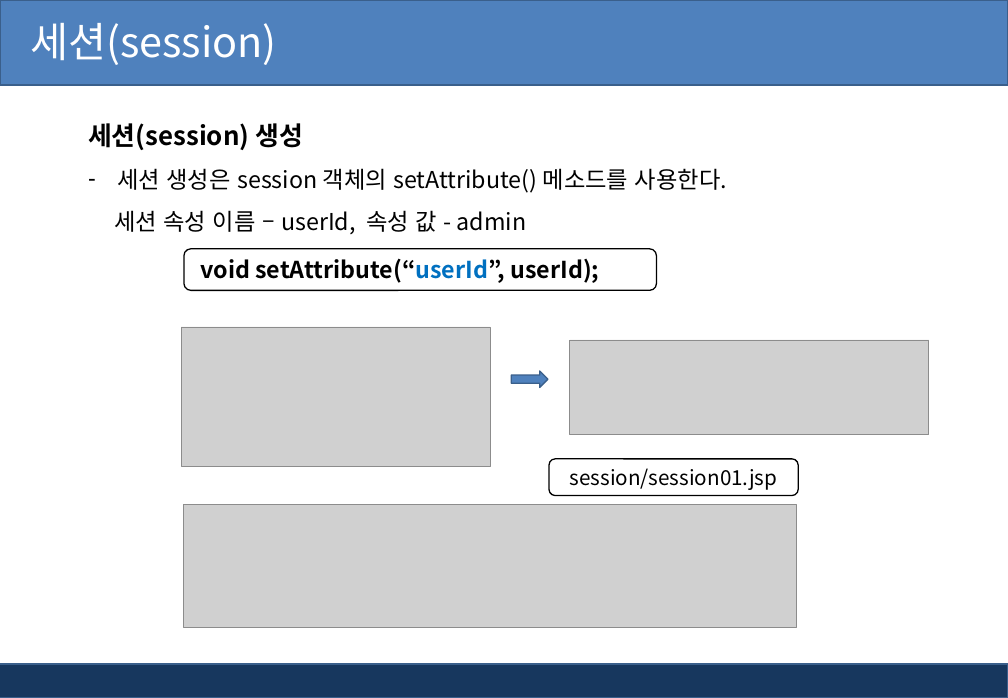
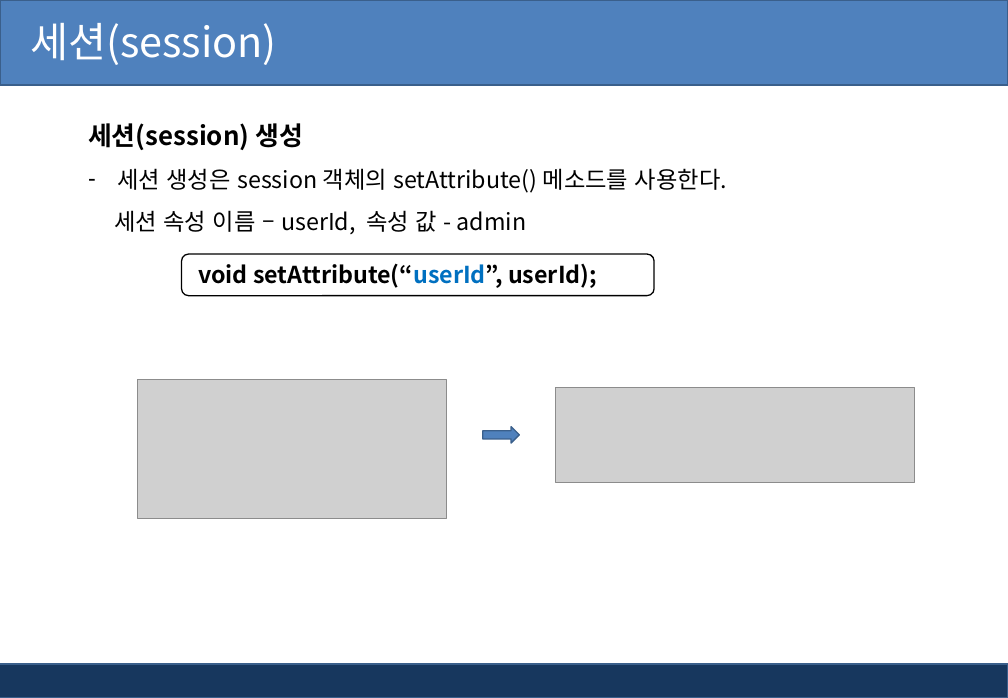
Before and after one commit to pshho/ngreen_project, a slide deck: slide 8 of jspWorks/자료/jsp_ppt/5장. jsp 세션과 쿠키.pptx (slide 7 before the commit). Drawn at 1008x698 pixels with LibreOffice and Linux fonts; fonts in the diff are those of the drawing; grey boxes stand for pictures; background and template pictures are left out. Boxes give left, top, right and bottom in pixels: in the first picture for what was removed or moved away, otherwise in the second. Text is boxed around its words. In the diff, an @@ line names an element or a change of style, - is before the commit and + after.

```diff
--- a/jspWorks/자료/jsp_ppt/5장. jsp 세션과 쿠키.pptx
+++ b/jspWorks/자료/jsp_ppt/5장. jsp 세션과 쿠키.pptx
@@ rounded rectangle "void setAttribute(“userId”, userId);": place and size @@
-rounded rectangle "void setAttribute(“userId”, userId);" at box(184, 249, 657, 290)
+rounded rectangle "void setAttribute(“userId”, userId);" at box(181, 254, 654, 296)
@@ picture: place and size @@
-picture at box(181, 327, 491, 466)
+picture at box(138, 379, 447, 518)
@@ picture: place and size @@
-picture at box(571, 340, 930, 435)
+picture at box(556, 387, 915, 482)
@@ right arrow: place and size @@
-right arrow at box(512, 371, 548, 388)
+right arrow at box(483, 426, 519, 443)
@@ rounded rectangle removed at box(549, 459, 799, 495) @@
-session/session01.jsp
@@ picture removed at box(184, 505, 797, 628) @@
```
Also in this commit, not shown: 3 other slides changed, 3 slides added, 18 other files.
